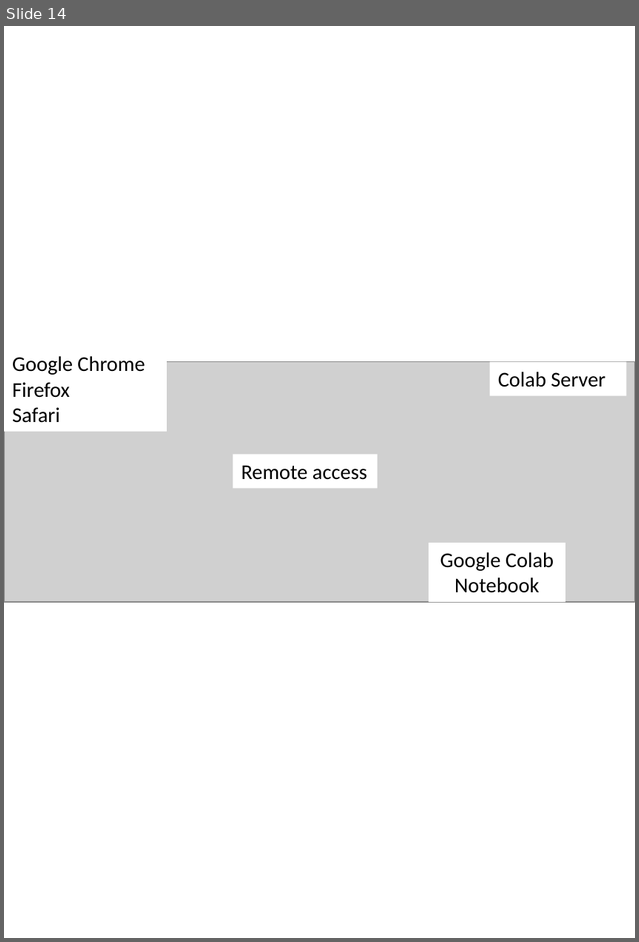
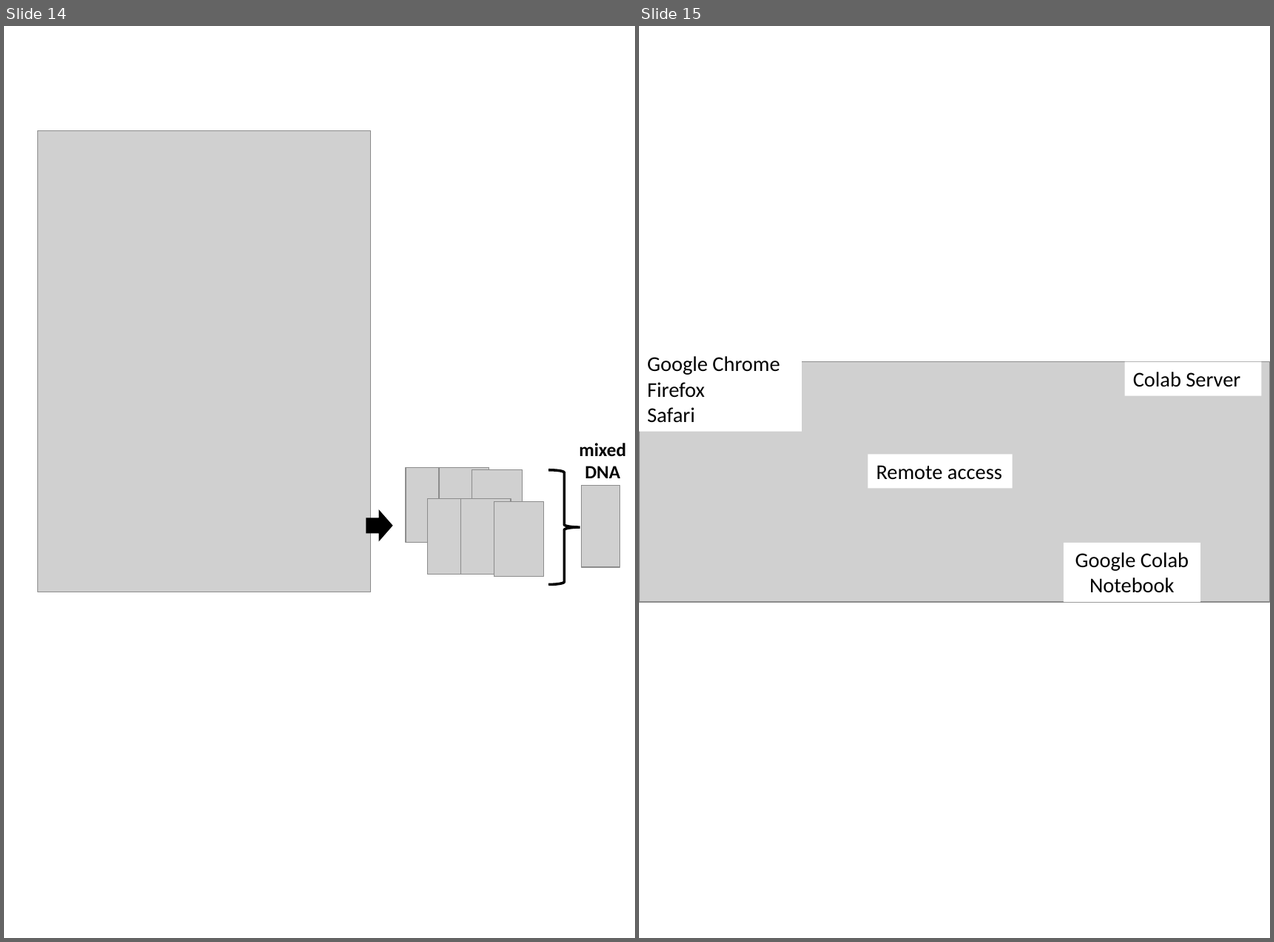
Before and after one commit to slt666666/FAO_lecture, a slide deck: FAO_2024/mutmapqtlseq.pptx. Shown side by side, each under a label of ours: slide 14 before the commit, slides 14 and 15 after it. The pictures are 639x942 and 1274x942 pixels, drawn with LibreOffice and Linux fonts; fonts in the diff are those of the drawing; grey boxes stand for pictures. Boxes give left, top, right and bottom in pixels: in the first picture for what was removed or moved away, otherwise in the second. Text is boxed around its words. In the diff, an @@ line names an element or a change of style, - is before the commit and + after.

```diff
--- a/FAO_2024/mutmapqtlseq.pptx
+++ b/FAO_2024/mutmapqtlseq.pptx
@@ slide 14 added at box(4, 26, 635, 938), background #FFFFFF @@
@@ picture added at box(37, 131, 370, 592) @@
@@ text added at box(579, 443, 626, 478), 16 pt, text #000000, bold @@
+mixed
+DNA
@@ picture added at box(407, 467, 457, 542) @@
@@ picture added at box(439, 467, 489, 542) @@
@@ picture added at box(472, 469, 523, 545) @@
@@ right brace added at box(549, 469, 580, 584), outline #000000 2.25 pt @@
@@ picture added at box(581, 485, 620, 567) @@
@@ right arrow added at box(367, 511, 392, 540), fill #000000, outline #000000 1 pt @@
@@ picture added at box(427, 499, 478, 574) @@
@@ picture added at box(461, 499, 512, 574) @@
@@ picture added at box(494, 502, 544, 577) @@
@@ what was slide 14 is now slide 15 @@
```
Also in this commit, not shown: 1 other file.
